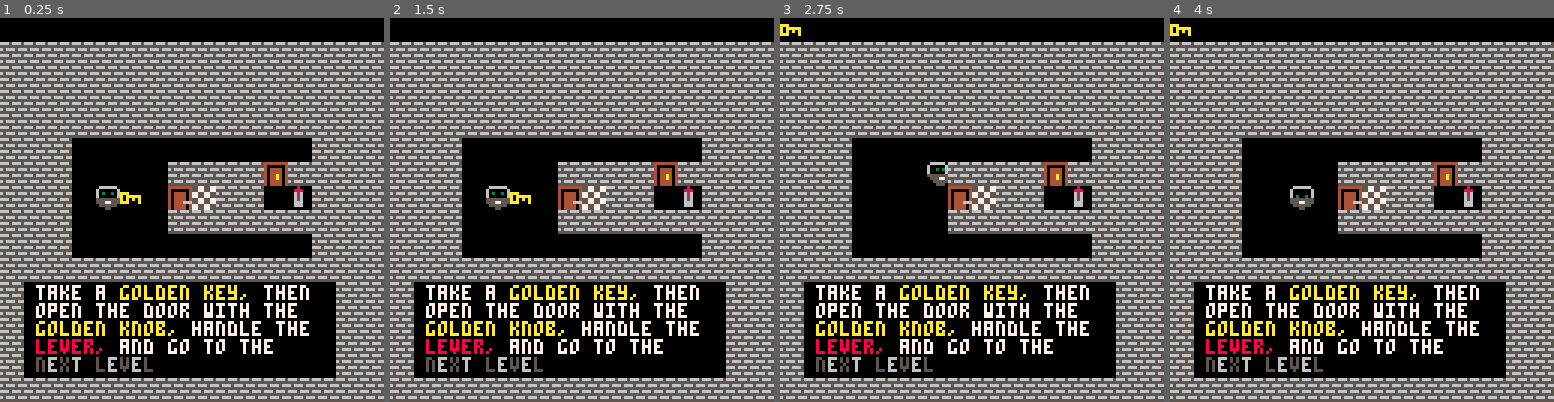
Above: before the commit, frames 1-4 (left to right).
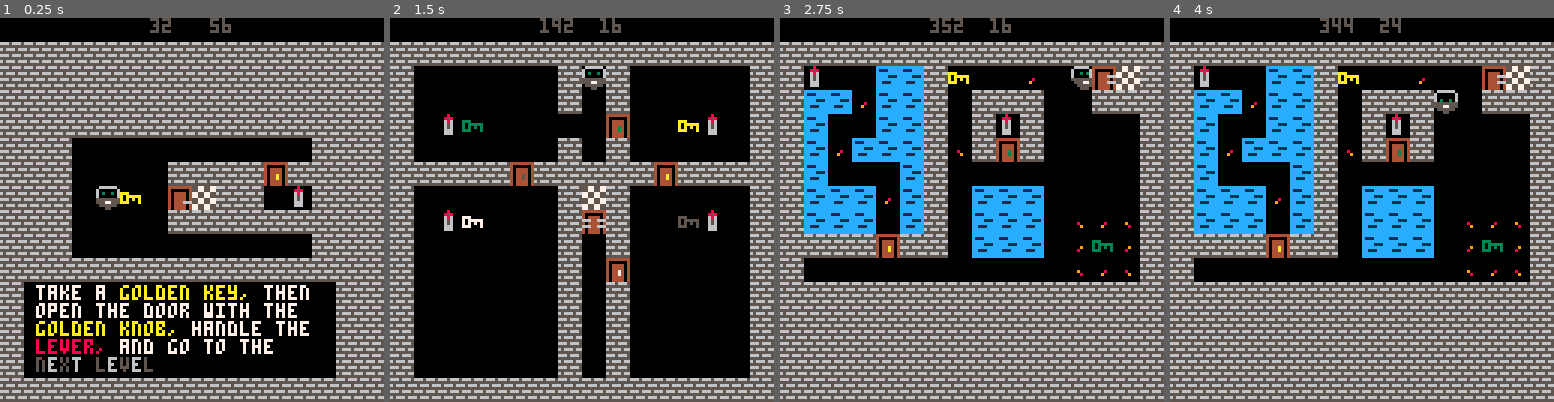
Above: after the commit, the same moments.

Repository: VedVid/picos-challange
Game: PICO-8 cartridge picoschallange.p8
The game is run twice, just before and just after one commit, with the same random seed, the same clock (stepped at 60 frames per second) and the same inputs.
Inputs:
- Up to frame 1 (0.25 s): no input
- Up to frame 2 (1.5 s): tap O (Z key) at 0.7 s
- Up to frame 3 (2.75 s): hold Right 1.6-2.1 s; tap O (Z key) at 1.7, 2.1, 2.5 s; hold Up 2.15-2.42 s; hold Right from 2.47 s (still down)
- Up to frame 4 (4 s): tap O (Z key) at 2.9, 3.3, 3.7 s; release Right at 3.03 s; hold Left 3.08-3.58 s; hold Down 3.63-3.97 s

The runs differ from the first frame. In frame 1, 0.3% of the frame differs, in the area x 39-61%, y 0-4%; in frame 2, 41%; in frame 3, 60%; in frame 4, 60%, in the area x 0-94%, y 0-94%.

Commit message:
Level 2 is done, level 3 is work in progress. Added debug mode that shows player position at the top of the screen. Added frame counter necessary for animations.

Diff:
--- a/picoschallange.p8
+++ b/picoschallange.p8
@@ -4,6 +4,10 @@
 --main
 
 function _init()
+ debug = true
+ frame = 0
+ offset_x = 0
+ offset_y = 0
  final_door_x = 0
  final_door_y = 0
  player = new_player()
@@ -11,8 +15,15 @@
 end
 
 function _update()
+ if debug then
+  if btnp(4) then
+   next_level()
+  end
+ end
  move_player()
  update_player()
+ update_level()
+ update_frames()
 end
 
 function _draw()
@@ -36,6 +47,10 @@
  if player.key_white then
   spr(35, oxg, 0)
   oxg += 8
+ end
+ if debug then
+  print(player.x, 50+offset_x, 0+offset_y)
+  print(player.y, 70+offset_x, 0+offset_y)
  end
  if player.level == 1 then
   print("take a ", 12, 89, 7)
@@ -232,13 +247,24 @@
 
 
 function level_2()
+ camera(offset_x, 0)
  player = new_player()
  player.level = 2
- player.x = (5*8)+128
- player.y = 5*8
-	final_door_x = 232
-	final_door_y = 16
-	camera(128,0)
+ player.x = (8*8)+offset_x
+ player.y = 2*8
+	final_door_x = (8*8)+offset_x
+	final_door_y = 64
+end
+
+
+function level_3()
+ camera(offset_x, 0)
+ player = new_player()
+ player.level = 3
+ player.x = (12*8)+offset_x
+ player.y = 2*8
+ final_door_x = 360
+ final_door_y = 16
 end
 
 
@@ -246,7 +272,26 @@
  if player.level == 1 then
   level_1()
  elseif player.level == 2 then
+  offset_x += 128
   level_2()
+ elseif player.level == 3 then
+  offset_x += 128
+  level_3()
+ end
+end
+
+
+function update_level()
+end
+
+-->8
+--misc
+
+
+function update_frames()
+ frame += 1
+ if frame > 30 then
+  frame = 0
  end
 end
 
@@ -273,23 +318,33 @@
 a0aaaaa0303333305055555070777770000000000000000000000000000000000000000000000000000000000000000000000000000000000000000000000000
 a0a0a0a0303030305050505070707070000000000000000000000000000000000000000000000000000000000000000000000000000000000000000000000000
 aaa000a0333000305550005077700070000000000000000000000000000000000000000000000000000000000000000000000000000000000000000000000000
+00000000000000000000000000000000000000000000000000000000000000000000000000000000000000000000000000000000000000000000000000000000
+00000000000000000000000000000000000000000000000000000000000000000000000000000000000000000000000000000000000000000000000000000000
+cccccccccccccccc0000a00000000000000000000000000000000000000000000000000000000000000000000000000000000000000000000000000000000000
+c111cccccccccccc000a9a0000000000000000000000000000000000000000000000000000000000000000000000000000000000000000000000000000000000
+cccccccccc111ccc009999a000000000000000000000000000000000000000000000000000000000000000000000000000000000000000000000000000000000
+cccc111ccccccccc0a98999000000000000000000000000000000000000000000000000000000000000000000000000000000000000000000000000000000000
+cccccccccccc111c9998889a00080000000080000009000000009000000000000000000000000000000000000000000000000000000000000000000000000000
+cc111ccccccccccc9888889900009000000900000000800000080000000000000000000000000000000000000000000000000000000000000000000000000000
+ccccccccc111cccc888aaa8900000000000000000000000000000000000000000000000000000000000000000000000000000000000000000000000000000000
+cccccccccccccccc8aaaaa8800000000000000000000000000000000000000000000000000000000000000000000000000000000000000000000000000000000
 __gff__
-00000000000000000000000000000000020a0a0a0a000a0a0a0a000202000000040404040000000000000000000000000000000000000000000000000000000000000000000000000000000000000000000000000000000000000000000000000000000000000000000000000000000000000000000000000000000000000000
+00000000000000000000000000000000020a0a0a0a000a0a0a0a000202000000040404040000000000000000000000000202000000000000000000000000000000000000000000000000000000000000000000000000000000000000000000000000000000000000000000000000000000000000000000000000000000000000
 0000000000000000000000000000000000000000000000000000000000000000000000000000000000000000000000000000000000000000000000000000000000000000000000000000000000000000000000000000000000000000000000000000000000000000000000000000000000000000000000000000000000000000
 __map__
 0000000000000000000000000000000000000000000000000000000000000000000000000000000000000000000000000000000000000000000000000000000000000000000000000000000000000000000000000000000000000000000000000000000000000000000000000000000000000000000000000000000000000000
-1010101010101010101010101010101010101010101010101010101010101010000000000000000000000000000000000000000000000000000000000000000000000000000000000000000000000000000000000000000000000000000000000000000000000000000000000000000000000000000000000000000000000000
-1010101010101010101010101010101010000000000000000000000000161510000000000000000000000000000000000000000000000000000000000000000000000000000000000000000000000000000000000000000000000000000000000000000000000000000000000000000000000000000000000000000000000000
-1010101010101010101010101010101010000000000000000000000000101010000000000000000000000000000000000000000000000000000000000000000000000000000000000000000000000000000000000000000000000000000000000000000000000000000000000000000000000000000000000000000000000000
-1010101010101010101010101010101010000000000000000000000000000010000000000000000000000000000000000000000000000000000000000000000000000000000000000000000000000000000000000000000000000000000000000000000000000000000000000000000000000000000000000000000000000000
-1010100000000000000000000010101010000000000000000000000000000010000000000000000000000000000000000000000000000000000000000000000000000000000000000000000000000000000000000000000000000000000000000000000000000000000000000000000000000000000000000000000000000000
-1010100000000010101010111010101010001b1b1b1b00000000000000000010000000000000000000000000000000000000000000000000000000000000000000000000000000000000000000000000000000000000000000000000000000000000000000000000000000000000000000000000000000000000000000000000
-1010100000200019151010001b10101010000000000000000000000000000010000000000000000000000000000000000000000000000000000000000000000000000000000000000000000000000000000000000000000000000000000000000000000000000000000000000000000000000000000000000000000000000000
-1010100000000010101010101010101010000000000000000000000000000010000000000000000000000000000000000000000000000000000000000000000000000000000000000000000000000000000000000000000000000000000000000000000000000000000000000000000000000000000000000000000000000000
-1010100000000000000000000010101010000000000000000000000000000010000000000000000000000000000000000000000000000000000000000000000000000000000000000000000000000000000000000000000000000000000000000000000000000000000000000000000000000000000000000000000000000000
-1010101010101010101010101010101010000000000000000000000000000010000000000000000000000000000000000000000000000000000000000000000000000000000000000000000000000000000000000000000000000000000000000000000000000000000000000000000000000000000000000000000000000000
-1000000000000000000000000000101010000000000000000000000000000010000000000000000000000000000000000000000000000000000000000000000000000000000000000000000000000000000000000000000000000000000000000000000000000000000000000000000000000000000000000000000000000000
-1000000000000000000000000000101010000000000000000000000000000010000000000000000000000000000000000000000000000000000000000000000000000000000000000000000000000000000000000000000000000000000000000000000000000000000000000000000000000000000000000000000000000000
-1000000000000000000000000000101010000000000000000000000000000010000000000000000000000000000000000000000000000000000000000000000000000000000000000000000000000000000000000000000000000000000000000000000000000000000000000000000000000000000000000000000000000000
-1000000000000000000000000000101010000000000000000000000000000010000000000000000000000000000000000000000000000000000000000000000000000000000000000000000000000000000000000000000000000000000000000000000000000000000000000000000000000000000000000000000000000000
-1010101010101010101010101010101010101010101010101010101010101010000000000000000000000000000000000000000000000000000000000000000000000000000000000000000000000000000000000000000000000000000000000000000000000000000000000000000000000000000000000000000000000000
+1010101010101010101010101010101010101010101010101010101010101010101010101010101010101010101010100000000000000000000000000000000000000000000000000000000000000000000000000000000000000000000000000000000000000000000000000000000000000000000000000000000000000000
+1010101010101010101010101010101010000000000000100010000000000010101b00003030102000003400001815100000000000000000000000000000000000000000000000000000000000000000000000000000000000000000000000000000000000000000000000000000000000000000000000000000000000000000
+1010101010101010101010101010101010000000000000100010000000000010103030343030100010101000001010100000000000000000000000000000000000000000000000000000000000000000000000000000000000000000000000000000000000000000000000000000000000000000000000000000000000000000
+1010101010101010101010101010101010001b210000000000120000201b00101030000030301000101b1000000000100000000000000000000000000000000000000000000000000000000000000000000000000000000000000000000000000000000000000000000000000000000000000000000000000000000000000000
+1010100000000000000000000010101010000000000000100010000000000010103034303030103310121000000000100000000000000000000000000000000000000000000000000000000000000000000000000000000000000000000000000000000000000000000000000000000000000000000000000000000000000000
+1010100000000010101010111010101010101010101310101010101110101010103000000030100000000000000000100000000000000000000000000000000000000000000000000000000000000000000000000000000000000000000000000000000000000000000000000000000000000000000000000000000000000000
+1010100000200019151010001b10101010000000000000101510000000000010103030303430100030303000000000100000000000000000000000000000000000000000000000000000000000000000000000000000000000000000000000000000000000000000000000000000000000000000000000000000000000000000
+1010100000000010101010101010101010001b230000001016100000221b0010103030300030100030303000333435100000000000000000000000000000000000000000000000000000000000000000000000000000000000000000000000000000000000000000000000000000000000000000000000000000000000000000
+1010100000000000000000000010101010000000000000100010000000000010101010101110100030303000362136100000000000000000000000000000000000000000000000000000000000000000000000000000000000000000000000000000000000000000000000000000000000000000000000000000000000000000
+1010101010101010101010101010101010000000000000100014000000000010100000000000000000000000353433100000000000000000000000000000000000000000000000000000000000000000000000000000000000000000000000000000000000000000000000000000000000000000000000000000000000000000
+1000000000000000000000000000101010000000000000100010000000000010101010101010101010101010101010100000000000000000000000000000000000000000000000000000000000000000000000000000000000000000000000000000000000000000000000000000000000000000000000000000000000000000
+1000000000000000000000000000101010000000000000100010000000000010101010101010101010101010101010100000000000000000000000000000000000000000000000000000000000000000000000000000000000000000000000000000000000000000000000000000000000000000000000000000000000000000
+1000000000000000000000000000101010000000000000100010000000000010101010101010101010101010101010100000000000000000000000000000000000000000000000000000000000000000000000000000000000000000000000000000000000000000000000000000000000000000000000000000000000000000
+1000000000000000000000000000101010000000000000100010000000000010101010101010101010101010101010100000000000000000000000000000000000000000000000000000000000000000000000000000000000000000000000000000000000000000000000000000000000000000000000000000000000000000
+1010101010101010101010101010101010101010101010101010101010101010101010101010101010101010101010100000000000000000000000000000000000000000000000000000000000000000000000000000000000000000000000000000000000000000000000000000000000000000000000000000000000000000
